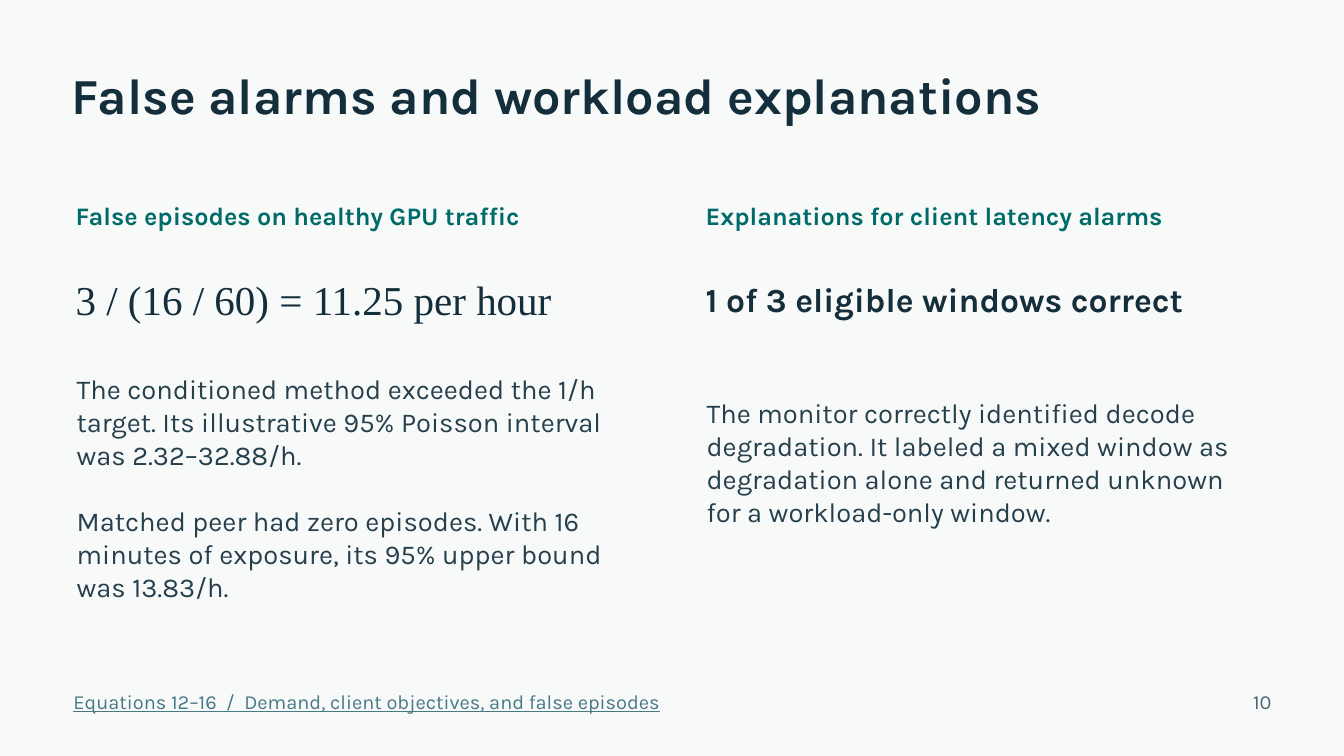
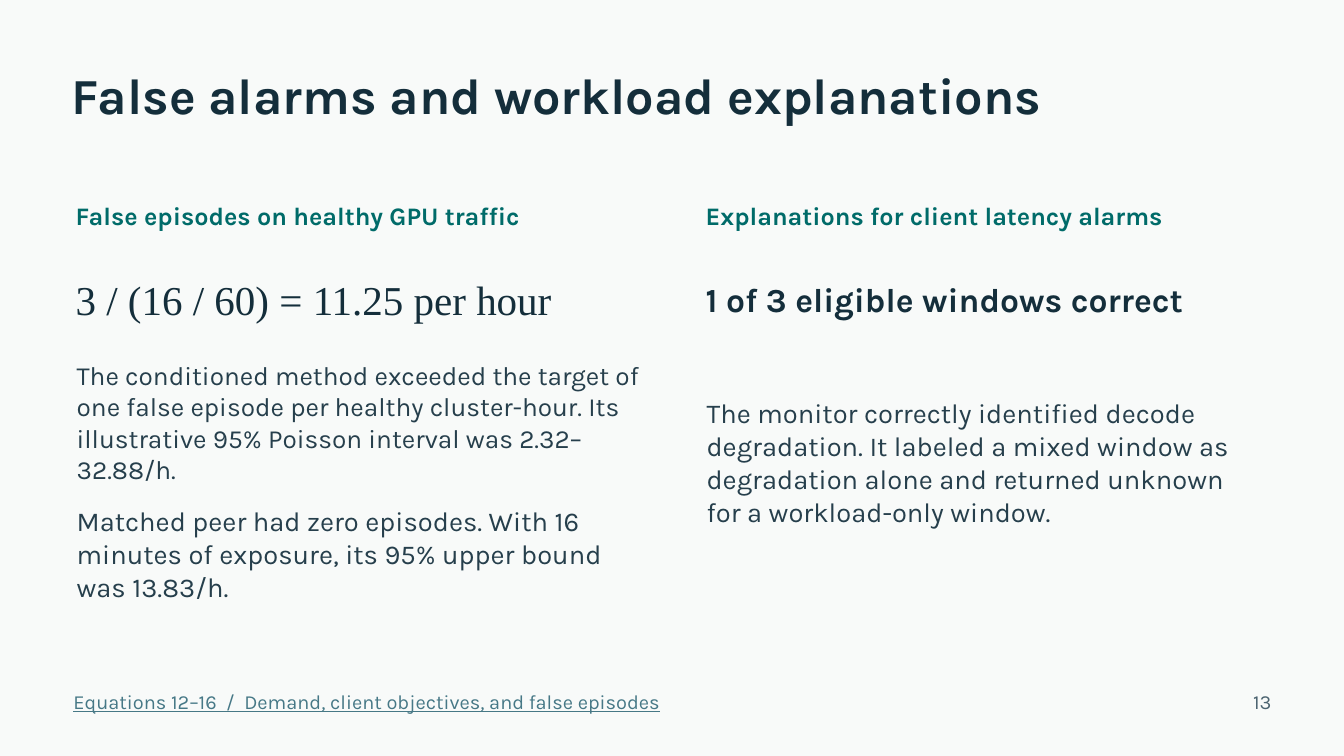
Before and after one commit to sid15022/DAT-CS5903, a slide deck: slide 13 of docs/Final_Project_Presentation.pptx (slide 10 before the commit). Drawn at 1344x756 pixels with LibreOffice and Linux fonts; fonts in the diff are those of the drawing. Boxes give left, top, right and bottom in pixels: in the first picture for what was removed or moved away, otherwise in the second. Text is boxed around its words. In the diff, an @@ line names an element or a change of style, - is before the commit and + after.

```diff
--- a/docs/Final_Project_Presentation.pptx
+++ b/docs/Final_Project_Presentation.pptx
@@ text at [77,367,638,481]: text changed; size 19.5 to 18.8 pt @@
-The conditioned method exceeded the 1/h target. Its illustrative 95% Poisson interval was 2.32–32.88/h.
+The conditioned method exceeded the target of one false episode per healthy cluster-hour. Its illustrative 95% Poisson interval was 2.32–32.88/h.
@@ text at [1253,696,1271,709]: text changed @@
-10
+13
```
Also in this commit, not shown: 11 other slides changed, 3 slides added.
